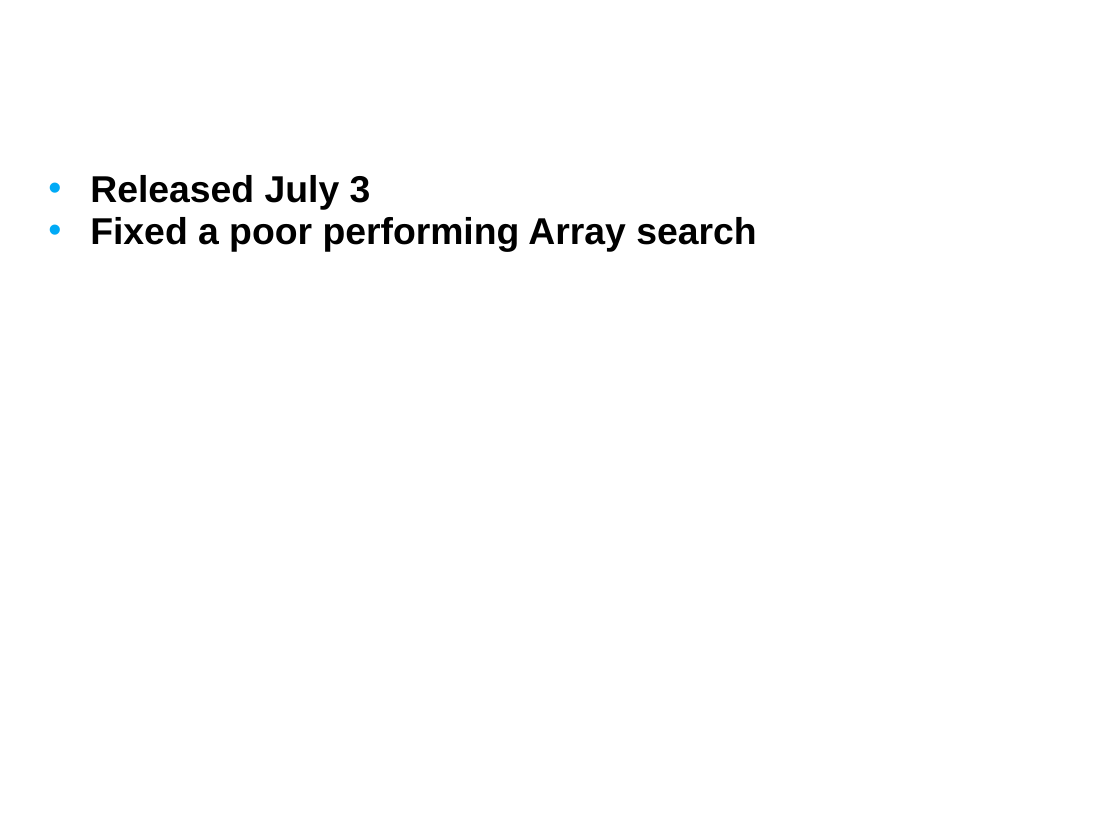
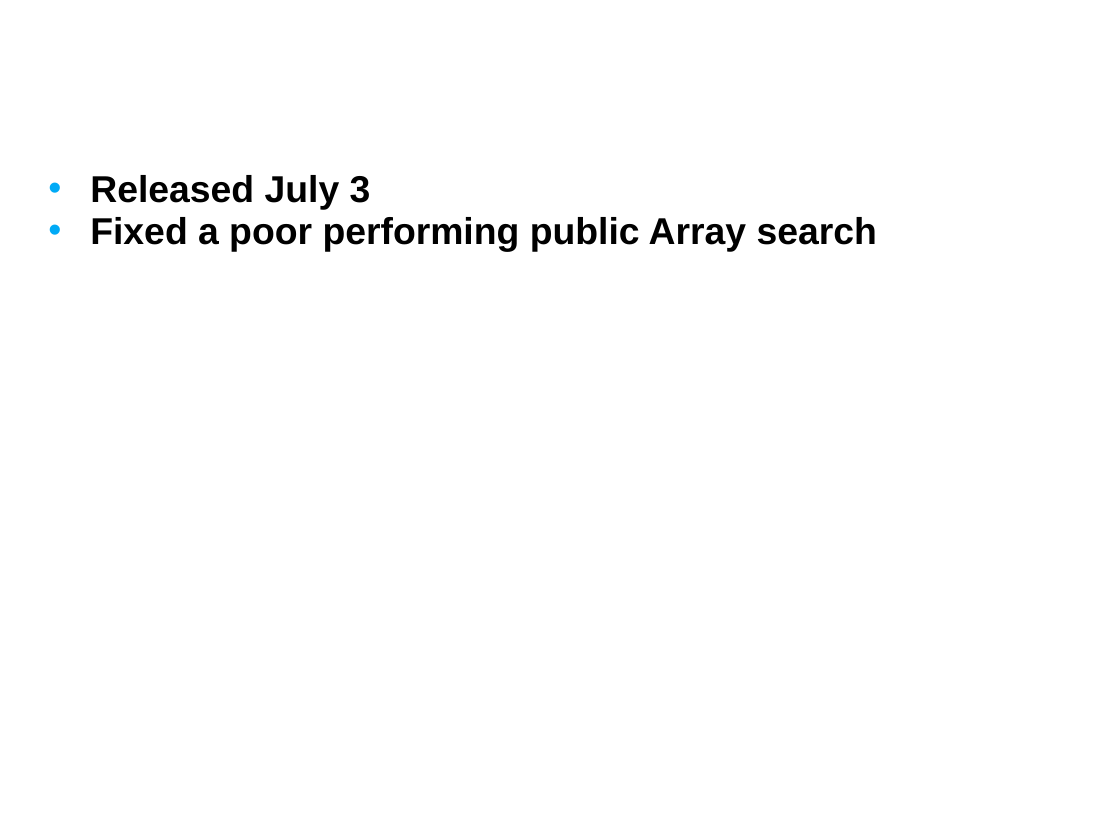
Before and after one commit to NCIP/caarray-docs, a slide deck: slide 3 of project_management/open_meetings/caArray User Community Meeting Aug 8.ppt. Drawn at 1120x840 pixels with LibreOffice and Linux fonts; fonts in the diff are those of the drawing; background and template pictures are left out. Boxes give left, top, right and bottom in pixels: in the first picture for what was removed or moved away, otherwise in the second. Text is boxed around its words. In the diff, an @@ line names an element or a change of style, - is before the commit and + after.

```diff
--- a/project_management/open_meetings/caArray User Community Meeting Aug 8.ppt
+++ b/project_management/open_meetings/caArray User Community Meeting Aug 8.ppt
@@ text at (90,217,877,252): text changed @@
-• Fixed a poor performing Array search
+• Fixed a poor performing public Array search
```
Also in this commit, not shown: 5 other slides changed.
